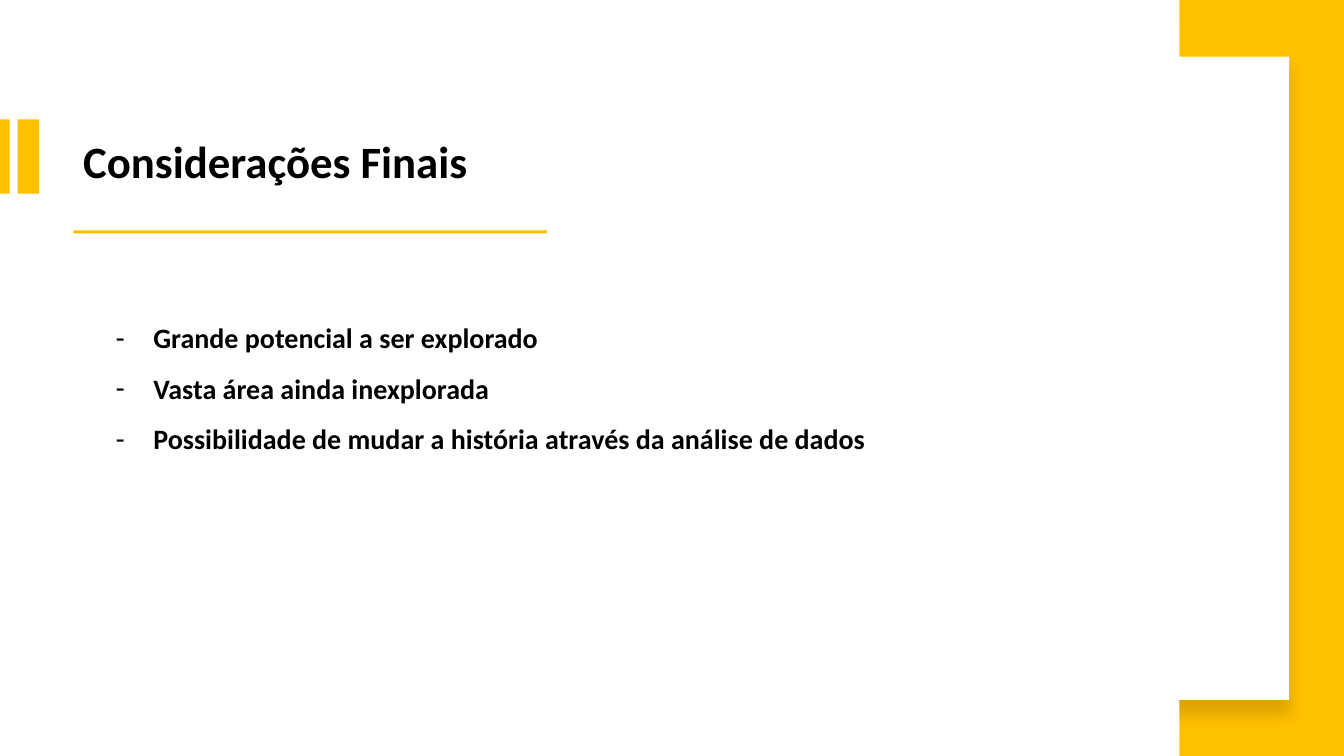
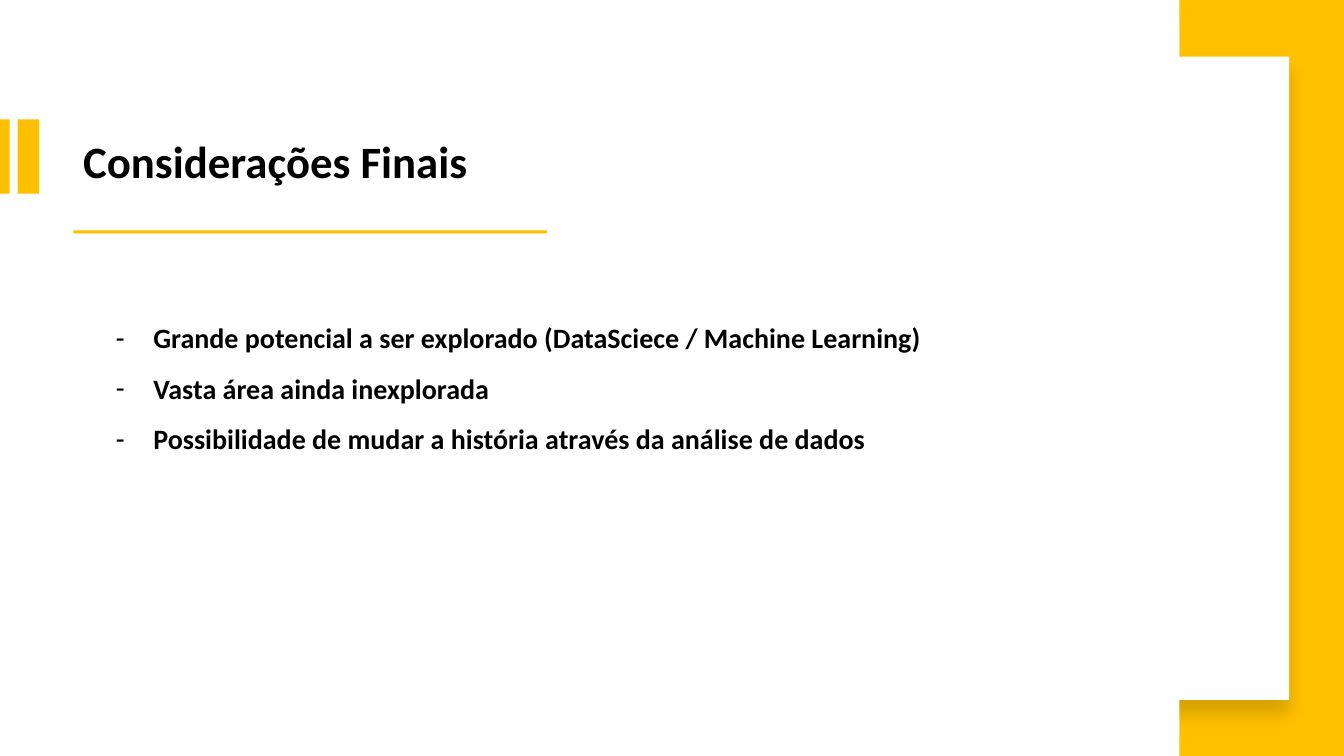
Before and after one commit to israeljmcarvalho/portfolioicarvalho, a slide deck: slide 15 of slides/Slides Portfólio Israel J. M. Carvalho.pptx (slide 14 before the commit). Drawn at 1344x756 pixels with LibreOffice and Linux fonts; fonts in the diff are those of the drawing. Boxes give left, top, right and bottom in pixels: in the first picture for what was removed or moved away, otherwise in the second. Text is boxed around its words. In the diff, an @@ line names an element or a change of style, - is before the commit and + after.

```diff
--- a/slides/Slides Portfólio Israel J. M. Carvalho.pptx
+++ b/slides/Slides Portfólio Israel J. M. Carvalho.pptx
@@ text at <box>153,327,920,353</box>: text changed @@
-    – Grande potencial a ser explorado
+    – Grande potencial a ser explorado (DataSciece / Machine Learning)
```
Also in this commit, not shown: 3 other slides changed, 1 slide added.
